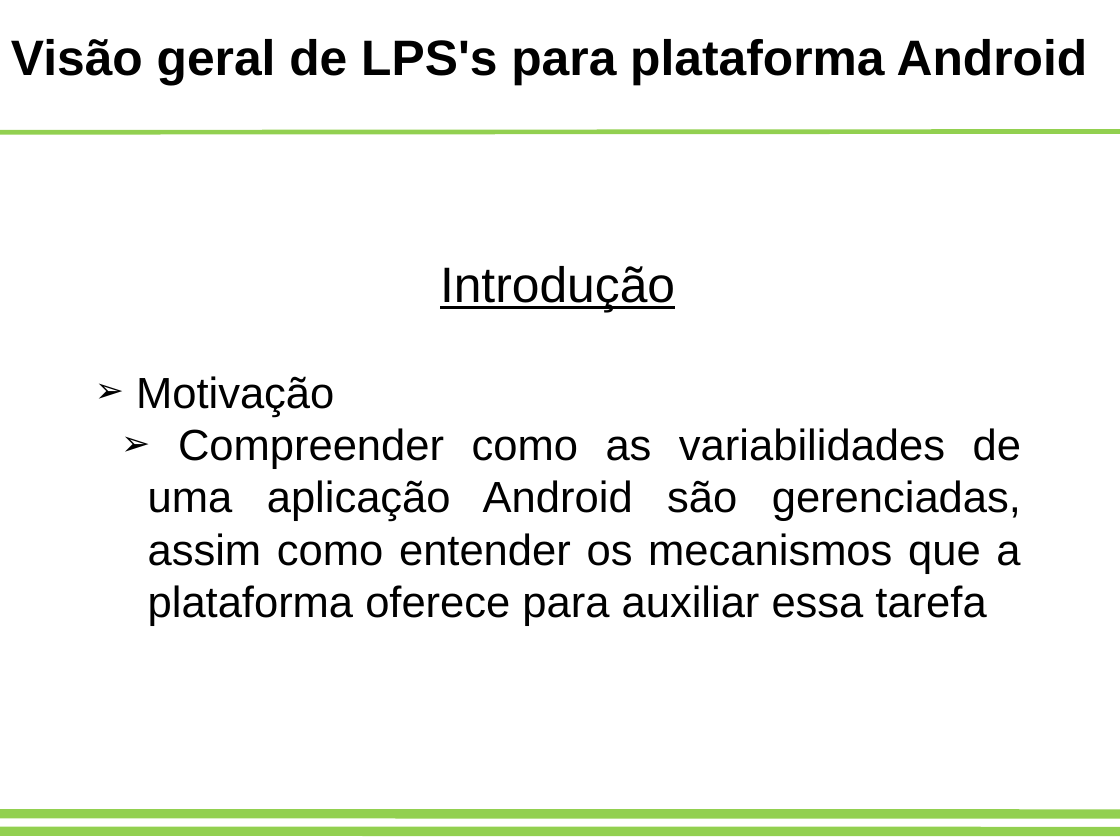
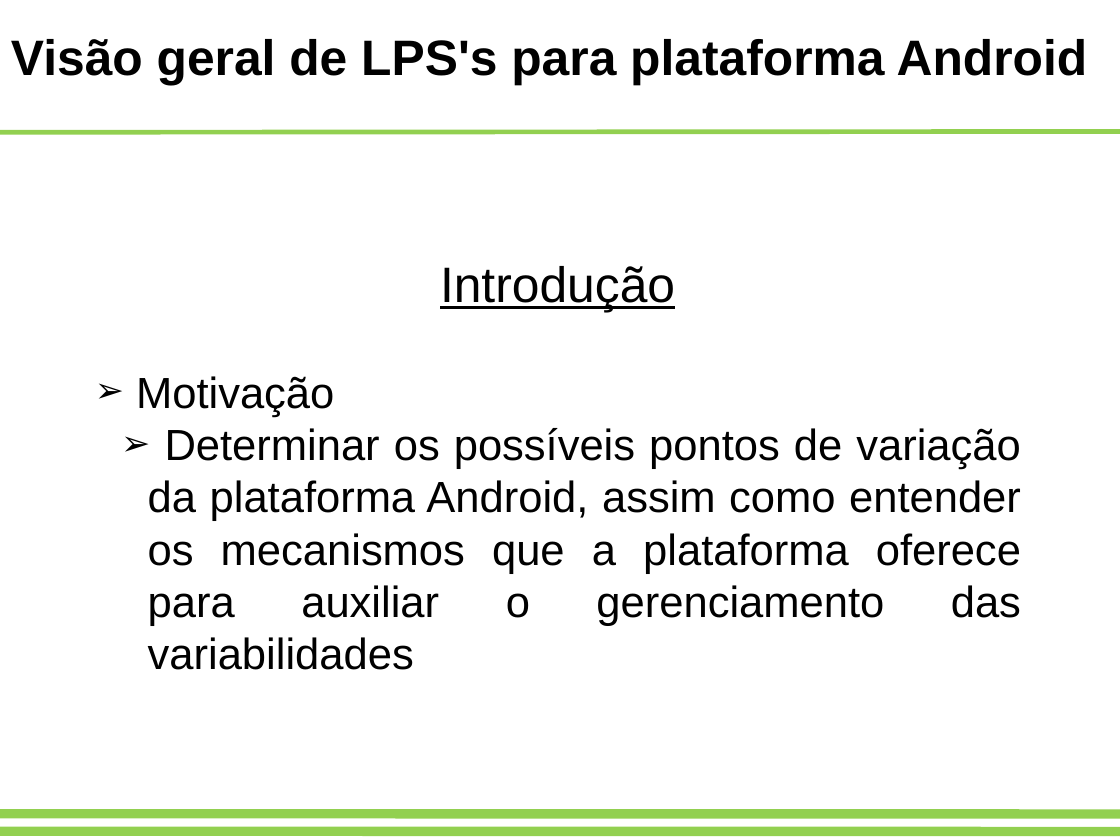
Before and after one commit to adorilson/lps-stuff, a slide deck: slide 3 of trabalhofinal/apresentacao.odp. Drawn at 1120x840 pixels with LibreOffice and Linux fonts; fonts in the diff are those of the drawing. Boxes give left, top, right and bottom in pixels: in the first picture for what was removed or moved away, otherwise in the second. Text is boxed around its words. In the diff, an @@ line names an element or a change of style, - is before the commit and + after.

```diff
--- a/trabalhofinal/apresentacao.odp
+++ b/trabalhofinal/apresentacao.odp
@@ text at [148,428,1021,670]: text changed @@
-  ➢ Compreender como as variabilidades de uma aplicação Android são gerenciadas, assim como entender os mecanismos que a plataforma oferece para auxiliar essa tarefa
+  ➢ Determinar os possíveis pontos de variação da plataforma Android, assim como entender os mecanismos que a plataforma oferece para auxiliar o gerenciamento das variabilidades
```
Also in this commit, not shown: 5 other slides changed, 21 slides added, 3 slides removed, 18 other files.
